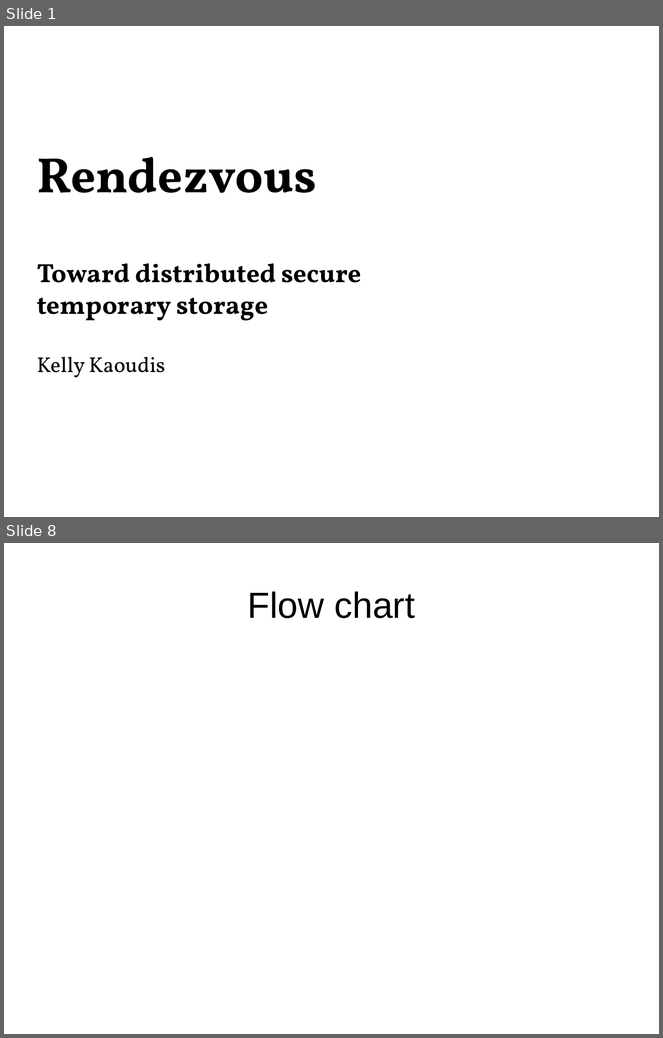
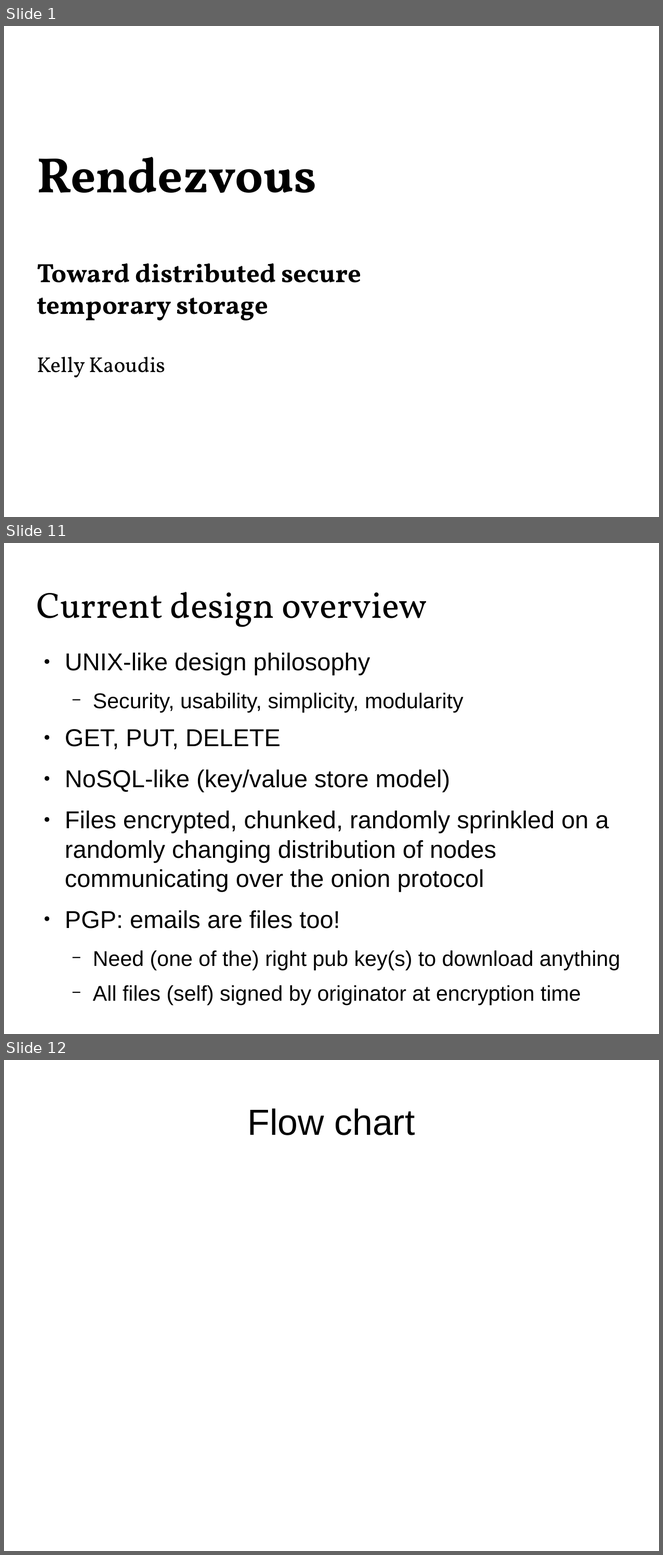
Before and after one commit to Zandrr/phonebook.js, a slide deck: documentation/ecen5013_presentation.odp. Shown one above the other, each under a label of ours: slides 1 and 8 before the commit, slides 1, 11 and 12 after it; the slides between them are not shown. The pictures are 663x1038 and 663x1555 pixels, drawn with LibreOffice and Linux fonts; fonts in the diff are those of the drawing. Boxes give left, top, right and bottom in pixels: in the first picture for what was removed or moved away, otherwise in the second. Text is boxed around its words. In the diff, an @@ line names an element or a change of style, - is before the commit and + after.

```diff
--- a/documentation/ecen5013_presentation.odp
+++ b/documentation/ecen5013_presentation.odp
@@ slide 11 added at <box>4,543,659,1034</box>, background #FFFFFF @@
@@ title added at <box>37,592,427,627</box>, 44 pt, text #000000 @@
+Current design overview
@@ text added at <box>65,653,620,1006</box>, 29.6 pt, text #000000 @@
+● UNIX-like design philosophy
+  − Security, usability, simplicity, modularity
+● GET, PUT, DELETE
+● NoSQL-like (key/value store model)
+● Files encrypted, chunked, randomly sprinkled on a randomly changing distribution of nodes communicating over the onion protocol
+● PGP: emails are files too!
+  − Need (one of the) right pub key(s) to download anything
+  − All files (self) signed by originator at encryption time
@@ what was slide 8 is now slide 12 @@
```
Also in this commit, not shown: 1 slide changed, 11 other slides added, 10 slides removed, 2 other files.
